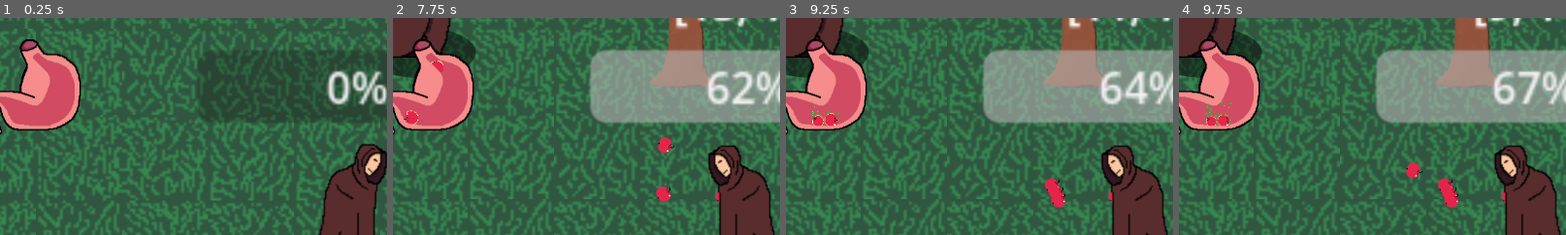
Above: before the commit, frames 1-4 (left to right).
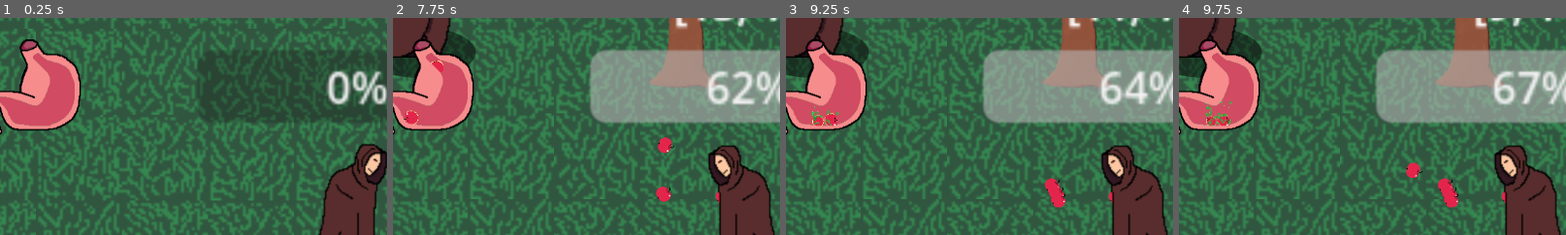
Above: after the commit, the same moments.

Repository: rundoom/Upraiser
Game: Godot game, scene res://world/mass_test.tscn
The game is run twice, just before and just after one commit, with the same random seed, the same clock (stepped at 60 frames per second) and the same inputs.
Inputs (mouse positions are % of the whole screen's width and height, from its top left):
- Up to frame 1 (0.25 s): no input
- Up to frame 2 (7.75 s): move the mouse to (50, 50) at 0.52 s; press the mouse at (50, 50) at 0.53 s; tap Enter at 1.25, 2.75 s; move the mouse to (30, 55) at 1.27 s; release the mouse at (30, 55) at 1.28 s; click (30, 55) at 1.35 s; tap Space at 2 s; move the mouse to (60, 28) at 2.02 s; press the mouse at (60, 28) at 2.03 s; move the mouse to (45, 70) at 2.77 s; release the mouse at (45, 70) at 2.78 s; click (45, 70) at 2.85 s; move the mouse to (80, 65) at 3.52 s; press the mouse at (80, 65) at 3.53 s; move the mouse to (20, 35) at 4.27 s; release the mouse at (20, 35) at 4.28 s; click (20, 35) at 4.35 s; move the mouse to (55, 50) at 5.02 s; press the mouse at (55, 50) at 5.03 s; move the mouse to (35, 25) at 5.77 s; release the mouse at (35, 25) at 5.78 s; click (35, 25) at 5.85 s; move the mouse to (72, 45) at 6.52 s; press the mouse at (72, 45) at 6.53 s; move the mouse to (30, 55) at 7.27 s; release the mouse at (30, 55) at 7.28 s; click (30, 55) at 7.35 s
- Up to frame 3 (9.25 s): move the mouse to (60, 28) at 8.02 s; press the mouse at (60, 28) at 8.03 s; move the mouse to (45, 70) at 8.77 s; release the mouse at (45, 70) at 8.78 s; click (45, 70) at 8.85 s
- Up to frame 4 (9.75 s): move the mouse to (80, 65) at 9.52 s; press the mouse at (80, 65) at 9.53 s
The pictures show only the part of the screen within x 5-55%, y 0-50%; the shares and areas given below are measured in that part.

Frames 1-2 are identical in both runs. In frame 3, less than 0.1% of the frame differs, in the area x 7-14%, y 43-50%; in frame 4, 0.1%, in the area x 7-14%, y 44-50%.

Commit message:
Resources export

Diff:
--- a/creature/npc/npc.gd
+++ b/creature/npc/npc.gd
@@ -17,7 +17,7 @@
 @export var food :Array[Food] = []
 
 @onready var space_state = get_world_2d().direct_space_state
-@onready var detector_shape = preload("res://creature/npc/detector_shape.tres")
+@export var detector_shape: Shape2D
 
 @onready var world := get_tree().get_first_node_in_group("world") as WorldGame
 @onready var animated_sprite_2d: AnimatedSprite2D = $Rotator/AnimatedSprite2D
--- a/creature/npc/npc.tscn
+++ b/creature/npc/npc.tscn
@@ -1,6 +1,7 @@
-[gd_scene load_steps=19 format=3 uid="uid://cqwsdxnbwchf4"]
+[gd_scene load_steps=20 format=3 uid="uid://cqwsdxnbwchf4"]
 
 [ext_resource type="Script" path="res://creature/npc/npc.gd" id="1_im2i3"]
+[ext_resource type="Shape2D" uid="uid://c4055xcr2dnjy" path="res://creature/npc/detector_shape.tres" id="2_m1ka3"]
 [ext_resource type="Texture2D" uid="uid://cncuw7neav4lr" path="res://general/tilemap.png" id="2_xr4ky"]
 
 [sub_resource type="CircleShape2D" id="CircleShape2D_ahl13"]
@@ -126,6 +127,7 @@
 motion_mode = 1
 safe_margin = 5.0
 script = ExtResource("1_im2i3")
+detector_shape = ExtResource("2_m1ka3")
 
 [node name="Hitbox" type="CollisionShape2D" parent="."]
 shape = SubResource("CircleShape2D_ahl13")
--- a/general/food_for_stomach.tscn
+++ b/general/food_for_stomach.tscn
@@ -4,7 +4,7 @@
 [ext_resource type="Shader" path="res://general/dissolve.gdshader" id="1_rjp4b"]
 [ext_resource type="Texture2D" uid="uid://bjj08gefq1voq" path="res://general/RadialGradient.png" id="2_ers48"]
 [ext_resource type="Texture2D" uid="uid://ce5qdsrdt1612" path="res://general/bub.png" id="4_7ila8"]
-[ext_resource type="Texture2D" uid="uid://bxtq4rqca4yhp" path="res://loot/apple4.png" id="4_ov5cw"]
+[ext_resource type="Texture2D" uid="uid://bxtq4rqca4yhp" path="res://out/apple4.png" id="4_ov5cw"]
 
 [sub_resource type="CircleShape2D" id="CircleShape2D_4ajad"]
 resource_local_to_scene = true
@@ -133,6 +133,14 @@
 "dissolving": SubResource("Animation_2nvxp")
 }
 
+[sub_resource type="ShaderMaterial" id="ShaderMaterial_wj5tq"]
+resource_local_to_scene = true
+shader = ExtResource("1_rjp4b")
+shader_parameter/dissolveState = 0.0
+shader_parameter/border = Color(0.756863, 0.996078, 0.301961, 1)
+shader_parameter/border_ticc = 0.05
+shader_parameter/noise = ExtResource("2_ers48")
+
 [sub_resource type="ParticleProcessMaterial" id="ParticleProcessMaterial_s26wy"]
 resource_local_to_scene = true
 emission_shape = 2
@@ -142,14 +150,6 @@
 scale_min = 0.03
 scale_max = 0.06
 color = Color(1, 1, 1, 0.556863)
-
-[sub_resource type="ShaderMaterial" id="ShaderMaterial_wj5tq"]
-resource_local_to_scene = true
-shader = ExtResource("1_rjp4b")
-shader_parameter/dissolveState = 0.0
-shader_parameter/border = Color(0.756863, 0.996078, 0.301961, 1)
-shader_parameter/border_ticc = 0.05
-shader_parameter/noise = ExtResource("2_ers48")
 
 [node name="FoodForStomach" type="RigidBody2D"]
 collision_layer = 128
@@ -164,11 +164,6 @@
 libraries = {
 "": SubResource("AnimationLibrary_y83fw")
 }
-
-[node name="Bubbles" type="GPUParticles2D" parent="."]
-amount = 25
-process_material = SubResource("ParticleProcessMaterial_s26wy")
-texture = ExtResource("4_7ila8")
 
 [node name="SubViewportContainer" type="SubViewportContainer" parent="."]
 material = SubResource("ShaderMaterial_wj5tq")
@@ -189,3 +184,8 @@
 texture = ExtResource("4_ov5cw")
 centered = false
 region_rect = Rect2(153, 153, 16, 16)
+
+[node name="Bubbles" type="GPUParticles2D" parent="."]
+amount = 25
+process_material = SubResource("ParticleProcessMaterial_s26wy")
+texture = ExtResource("4_7ila8")
--- a/loot/fruit.tscn
+++ b/loot/fruit.tscn
@@ -5,7 +5,7 @@
 [ext_resource type="PackedScene" uid="uid://cu8hvlvwa1ila" path="res://loot/food.tscn" id="1_u7pv3"]
 [ext_resource type="Texture2D" uid="uid://bn7t3lfpcgd78" path="res://loot/apple2.png" id="2_jj8gs"]
 [ext_resource type="Texture2D" uid="uid://bk1ae7winhqnb" path="res://loot/apple3.png" id="3_jummf"]
-[ext_resource type="Texture2D" uid="uid://bxtq4rqca4yhp" path="res://loot/apple4.png" id="4_iekmu"]
+[ext_resource type="Texture2D" uid="uid://bxtq4rqca4yhp" path="res://out/apple4.png" id="4_iekmu"]
 
 [sub_resource type="SpriteFrames" id="SpriteFrames_d28tg"]
 animations = [{
--- a/world/trees/tree.gd
+++ b/world/trees/tree.gd
@@ -4,7 +4,7 @@
 @onready var space_state := get_world_2d().direct_space_state
 @onready var renderer := RenderingServer
 @onready var world := get_tree().get_first_node_in_group("world") as WorldGame
-@onready var FruitSc = preload("res://loot/fruit.tscn")
+@export var FruitSc: PackedScene
 @onready var fruit_pointer: PathFollow2D = $FruitPlaces/PathFollow2D
 
 
--- a/world/trees/tree.tscn
+++ b/world/trees/tree.tscn
@@ -1,6 +1,7 @@
-[gd_scene load_steps=5 format=3 uid="uid://vyjttmqiweit"]
+[gd_scene load_steps=6 format=3 uid="uid://vyjttmqiweit"]
 
 [ext_resource type="Script" path="res://world/trees/tree.gd" id="1_vtnow"]
+[ext_resource type="PackedScene" uid="uid://dc3qglde23yhg" path="res://loot/fruit.tscn" id="2_1pktv"]
 [ext_resource type="Texture2D" uid="uid://dfqsulpo331ot" path="res://world/trees/sprites/tree.png" id="2_y2fs6"]
 
 [sub_resource type="CircleShape2D" id="CircleShape2D_pw5dl"]
@@ -15,6 +16,7 @@
 [node name="Tree" type="StaticBody2D" groups=["$spawn_fruit"]]
 collision_layer = 5
 script = ExtResource("1_vtnow")
+FruitSc = ExtResource("2_1pktv")
 
 [node name="Sprite" type="Sprite2D" parent="."]
 position = Vector2(2.2, -44.225)
Not shown: 1 places in creature/npc/detector_shape.tres that only renumber resources
